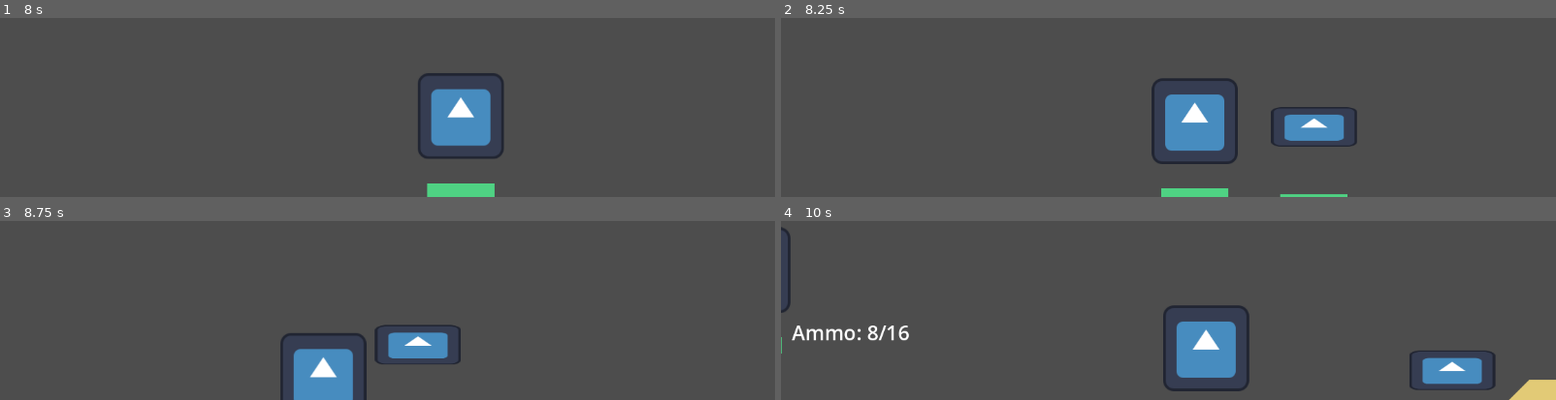
Above: before the commit, frames 1-4 (two rows, left to right).
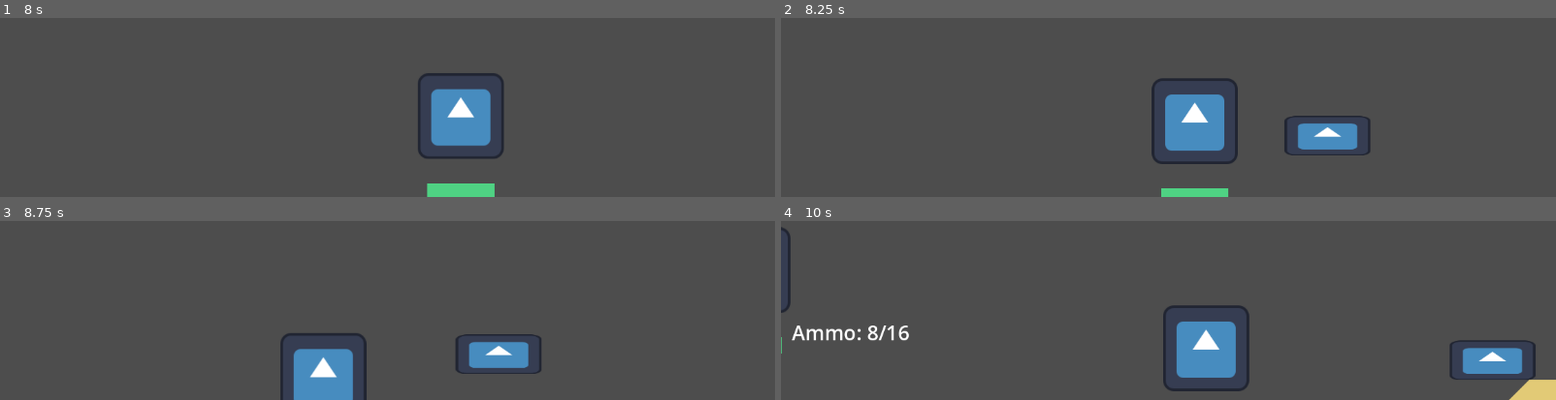
Above: after the commit, the same moments.

Repository: dzfrias/gladiator
Game: Godot game, scene res://scenes/playtest_scene.tscn
Two runs of this game, one before a commit and one after it. Both use one fixed random seed, a clock stepped at 60 frames per second and the inputs below. This scene is started directly instead of the project's main scene. The engine's default icon, where the game draws it, is replaced by a stand-in: a white triangle on a blue panel in a dark square.
Inputs (mouse positions are in pixels of both pictures, inside the frame that each line leads up to):
- Up to frame 1 (8 s): move the mouse to (348, 66) at 0.52 s; press the mouse at (348, 66) at 0.53 s; hold D (right) 0.53-2.03 s; tap Space (jump) at 0.77, 1.07, 1.52, 1.82, 3.02, 3.32, 3.77, 4.07, 4.52, 4.82, 6.02, 6.32, 6.77, 7.07, 7.52, 7.82 s; move the mouse to (620, 44) at 1.27 s; release the mouse at (620, 44) at 1.28 s; tap E (roll) at 1.35, 5.85 s; move the mouse to (outside the picture) at 2.02 s; hold Q (toggle_weapon) 2.03-2.78 s; hold A (left) 2.03-4.28 s; move the mouse to (outside the picture) at 2.77 s; click (outside the picture) at 2.85 s; move the mouse to (outside the picture) at 3.52 s; hold E (roll) 3.53-4.28 s; move the mouse to (outside the picture) at 4.27 s; hold D (right) from 4.28 s (still down); tap Q (toggle_weapon) at 4.35 s; move the mouse to (outside the picture) at 5.02 s; press the mouse at (outside the picture) at 5.03 s; move the mouse to (outside the picture) at 5.77 s; release the mouse at (outside the picture) at 5.78 s; move the mouse to (348, 66) at 6.52 s; hold Q (toggle_weapon) 6.53-7.28 s; move the mouse to (620, 44) at 7.27 s; click (620, 44) at 7.35 s
- Up to frame 2 (8.25 s): move the mouse to (outside the picture) at 8.02 s; release D (right) at 8.03 s; hold A (left) from 8.03 s (still down); hold E (roll) from 8.03 s (still down)
- Up to frame 3 (8.75 s): keep holding A (left); keep holding E (roll)
- Up to frame 4 (10 s): move the mouse to (outside the picture) at 8.77 s; release E (roll) at 8.78 s; tap Q (toggle_weapon) at 8.85 s; tap Space (jump) at 9.02, 9.32, 9.77 s; move the mouse to (outside the picture) at 9.52 s; release A (left) at 9.53 s; press the mouse at (outside the picture) at 9.53 s; hold D (right) from 9.53 s (still down)

Frame 1 is identical in both runs. In frame 2, 1.9% of the frame differs, in the area x 63-77%, y 49-100%; in frame 3, 2.9%, in the area x 48-70%, y 57-86%; in frame 4, 2.4%.

Commit message:
decrease health of enemies and increase wolf attack windup time

Diff:
--- a/scenes/vulture.tscn
+++ b/scenes/vulture.tscn
@@ -31,7 +31,7 @@
 
 [node name="Health" type="Node" parent="."]
 script = ExtResource("2_c4mip")
-max_health = 25.0
+max_health = 18.0
 
 [node name="DetectionZone" type="Area2D" parent="."]
 visible = false
--- a/scenes/wolf.tscn
+++ b/scenes/wolf.tscn
@@ -17,6 +17,7 @@
 [node name="Node2D" type="CharacterBody2D"]
 collision_layer = 2
 script = ExtResource("1_4octj")
+attack_windup_time = 0.3
 
 [node name="HealthBarCreator" parent="." node_paths=PackedStringArray("health") instance=ExtResource("2_0u6iq")]
 health = NodePath("../Health")
@@ -32,6 +33,7 @@
 
 [node name="Health" type="Node" parent="."]
 script = ExtResource("2_d7ips")
+max_health = 14.0
 
 [node name="AttackBox" type="Area2D" parent="."]
 collision_layer = 0
